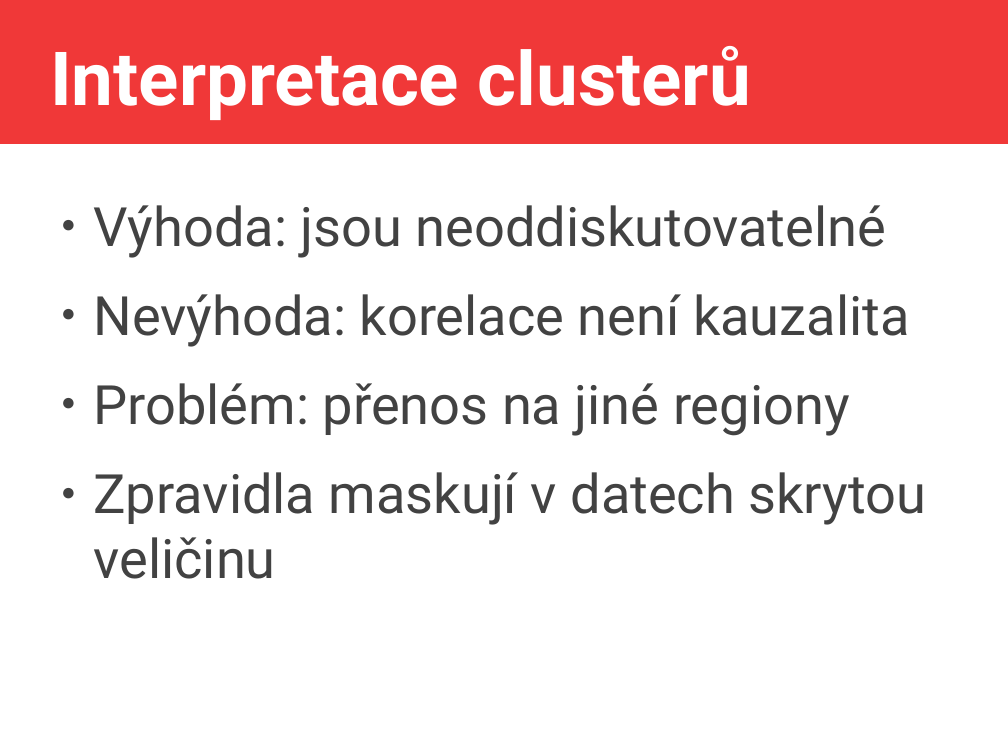
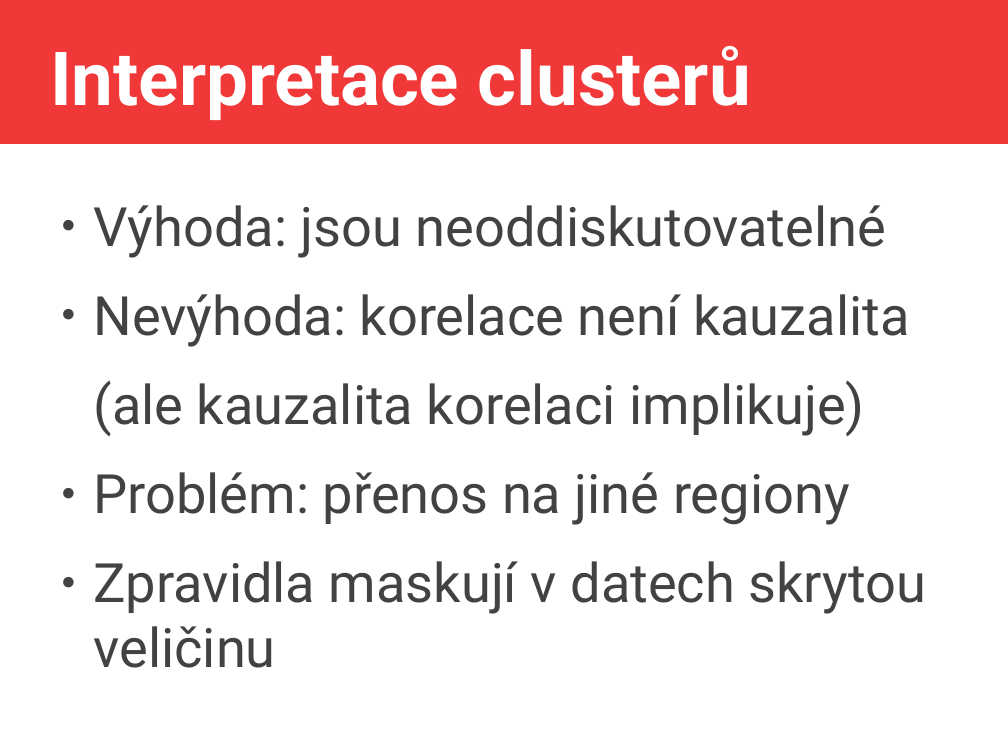
Before and after one commit to jlacko/4EK418, a slide deck: slide 28 of prez/7 - pokročilá statistika.odp. Drawn at 1008x756 pixels with LibreOffice and Linux fonts; fonts in the diff are those of the drawing. Boxes give left, top, right and bottom in pixels: in the first picture for what was removed or moved away, otherwise in the second. Text is boxed around its words. In the diff, an @@ line names an element or a change of style, - is before the commit and + after.

```diff
--- a/prez/7 - pokročilá statistika.odp
+++ b/prez/7 - pokročilá statistika.odp
@@ text at box(93, 380, 864, 436): paragraph added @@
+(ale kauzalita korelaci implikuje)
```
Also in this commit, not shown: 4 other files.
